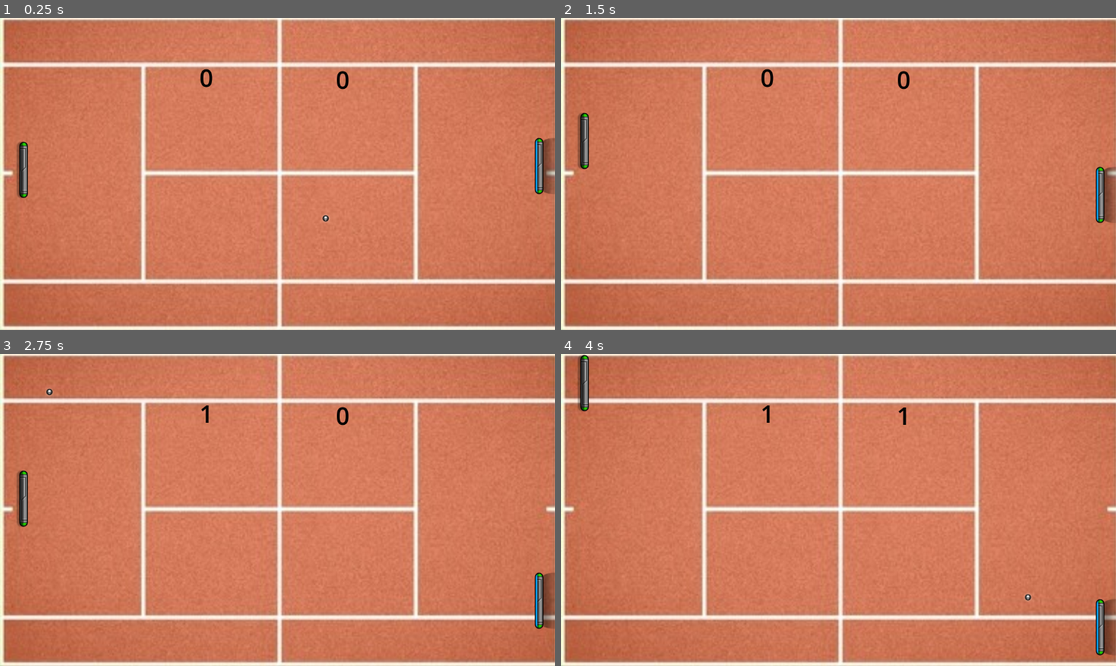
Above: before the commit, frames 1-4 (two rows, left to right).
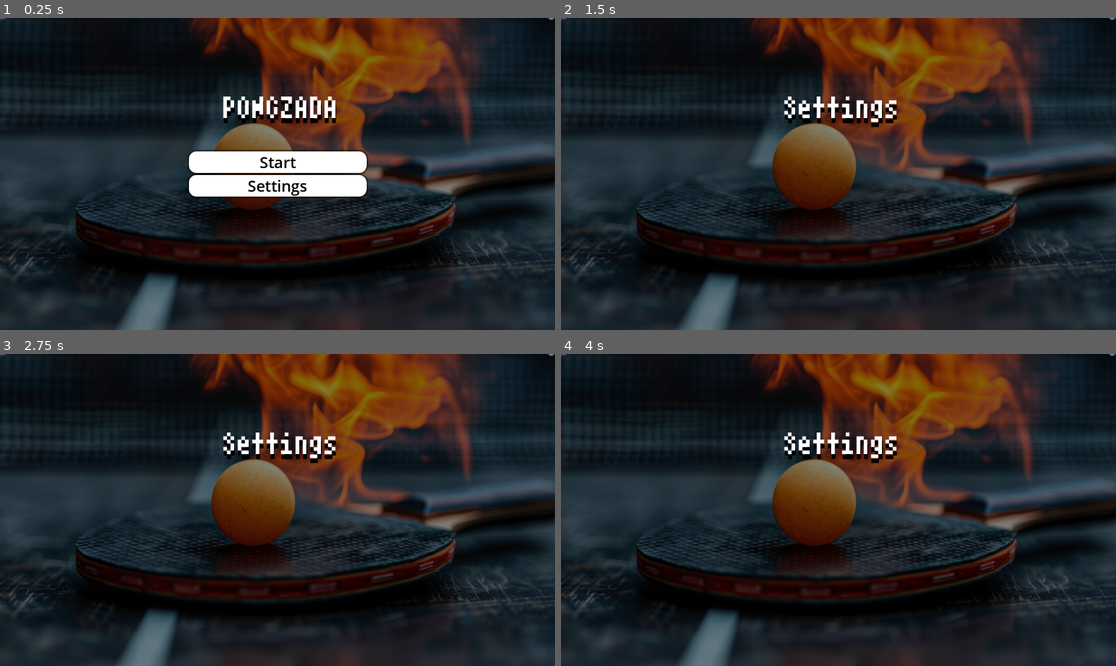
Above: after the commit, the same moments.

Repository: PhantomTrainer2/GameDevPuc
Game: Godot game, scene res://menu.tscn
Two runs of this game, one before a commit and one after it. Both use one fixed random seed, a clock stepped at 60 frames per second and the inputs below. Before the commit the project starts from res://node_2d.tscn.
Inputs (mouse positions are in pixels of both pictures, inside the frame that each line leads up to):
- Up to frame 1 (0.25 s): no input
- Up to frame 2 (1.5 s): click (838, 186) at 0.5 s, where only the run after the commit has a clickable "Settings"; tap Enter at 1.25 s; hold W (up_player1) from 1.28 s (still down); hold Down (down_player2) from 1.28 s (still down)
- Up to frame 3 (2.75 s): release W (up_player1) at 2.03 s; release Down (down_player2) at 2.03 s; hold S (down_player1) from 2.03 s (still down); tap Up (up_player2) at 2.1 s
- Up to frame 4 (4 s): release S (down_player1) at 2.78 s; hold Down (down_player2) 2.78-3.53 s; hold W (up_player1) from 2.78 s (still down); tap Up (up_player2) at 3.6 s

The runs differ from the first frame. In frame 1, 100% of the frame differs, in the area x 0-100%, y 0-100%; in frame 2, 100%; in frame 3, 100%; in frame 4, 100%.

Commit message:
menu funcional

Diff:
--- /dev/null
+++ b/game1/menu.gd
@@ -0,0 +1,8 @@
+extends Control
+
+
+func _on_start_pressed() -> void:
+	get_tree().change_scene_to_file("res://node_2d.tscn")
+
+func _on_settings_pressed() -> void:
+	get_tree().change_scene_to_file("res://settings.tscn")
--- /dev/null
+++ b/game1/menu.tscn
@@ -0,0 +1,119 @@
+[gd_scene load_steps=9 format=3 uid="uid://dqn535vsiwduy"]
+
+[ext_resource type="Texture2D" uid="uid://crfqo1cexjslj" path="res://wmremove-transformed.png" id="1_lti8b"]
+[ext_resource type="Script" uid="uid://dodgyffkdfcew" path="res://menu.gd" id="1_mae5d"]
+[ext_resource type="FontFile" uid="uid://dqmin8hus2g7y" path="res://AtariSmall.ttf" id="2_ouk20"]
+
+[sub_resource type="StyleBoxTexture" id="StyleBoxTexture_ouk20"]
+texture = ExtResource("1_lti8b")
+modulate_color = Color(0.517184, 0.517184, 0.517184, 1)
+
+[sub_resource type="StyleBoxEmpty" id="StyleBoxEmpty_ouk20"]
+
+[sub_resource type="StyleBoxFlat" id="StyleBoxFlat_ouk20"]
+bg_color = Color(0.54099, 0.54099, 0.54099, 1)
+corner_radius_top_left = 16
+corner_radius_top_right = 16
+corner_radius_bottom_right = 16
+corner_radius_bottom_left = 16
+shadow_size = 5
+
+[sub_resource type="StyleBoxFlat" id="StyleBoxFlat_mae5d"]
+bg_color = Color(0.273873, 0.273873, 0.273873, 1)
+corner_radius_top_left = 16
+corner_radius_top_right = 16
+corner_radius_bottom_right = 16
+corner_radius_bottom_left = 16
+shadow_size = 5
+
+[sub_resource type="StyleBoxFlat" id="StyleBoxFlat_vsb4k"]
+bg_color = Color(1, 1, 1, 1)
+corner_radius_top_left = 16
+corner_radius_top_right = 16
+corner_radius_bottom_right = 16
+corner_radius_bottom_left = 16
+shadow_size = 5
+
+[node name="Menu" type="Control"]
+layout_mode = 3
+anchors_preset = 15
+anchor_right = 1.0
+anchor_bottom = 1.0
+grow_horizontal = 2
+grow_vertical = 2
+script = ExtResource("1_mae5d")
+
+[node name="Menu_Background" type="Panel" parent="."]
+layout_mode = 1
+anchors_preset = 15
+anchor_right = 1.0
+anchor_bottom = 1.0
+grow_horizontal = 2
+grow_vertical = 2
+theme_override_styles/panel = SubResource("StyleBoxTexture_ouk20")
+
+[node name="Label" type="Label" parent="."]
+layout_mode = 1
+anchors_preset = 5
+anchor_left = 0.5
+anchor_right = 0.5
+offset_left = -83.5
+offset_top = 132.0
+offset_right = 83.5
+offset_bottom = 240.0
+grow_horizontal = 2
+theme_override_colors/font_color = Color(1, 1, 1, 1)
+theme_override_colors/font_shadow_color = Color(0, 0, 0, 1)
+theme_override_constants/shadow_offset_y = 10
+theme_override_fonts/font = ExtResource("2_ouk20")
+theme_override_font_sizes/font_size = 60
+text = "PONGZADA"
+horizontal_alignment = 1
+vertical_alignment = 1
+
+[node name="VBoxContainer" type="VBoxContainer" parent="."]
+layout_mode = 1
+anchors_preset = 8
+anchor_left = 0.5
+anchor_top = 0.5
+anchor_right = 0.5
+anchor_bottom = 0.5
+offset_left = -184.5
+offset_top = -47.0
+offset_right = 184.5
+offset_bottom = 47.0
+grow_horizontal = 2
+grow_vertical = 2
+size_flags_horizontal = 4
+size_flags_vertical = 0
+
+[node name="Button" type="Button" parent="VBoxContainer"]
+layout_mode = 2
+theme_override_colors/font_hover_pressed_color = Color(0, 0, 0, 1)
+theme_override_colors/font_hover_color = Color(0, 0, 0, 1)
+theme_override_colors/font_color = Color(0, 0, 0, 1)
+theme_override_colors/font_focus_color = Color(0, 0, 0, 1)
+theme_override_colors/font_pressed_color = Color(0, 0, 0, 1)
+theme_override_font_sizes/font_size = 32
+theme_override_styles/focus = SubResource("StyleBoxEmpty_ouk20")
+theme_override_styles/hover = SubResource("StyleBoxFlat_ouk20")
+theme_override_styles/pressed = SubResource("StyleBoxFlat_mae5d")
+theme_override_styles/normal = SubResource("StyleBoxFlat_vsb4k")
+text = "Start"
+
+[node name="Button2" type="Button" parent="VBoxContainer"]
+layout_mode = 2
+theme_override_colors/font_hover_pressed_color = Color(0, 0, 0, 1)
+theme_override_colors/font_hover_color = Color(0, 0, 0, 1)
+theme_override_colors/font_color = Color(0, 0, 0, 1)
+theme_override_colors/font_focus_color = Color(0, 0, 0, 1)
+theme_override_colors/font_pressed_color = Color(0, 0, 0, 1)
+theme_override_font_sizes/font_size = 32
+theme_override_styles/focus = SubResource("StyleBoxEmpty_ouk20")
+theme_override_styles/hover = SubResource("StyleBoxFlat_ouk20")
+theme_override_styles/pressed = SubResource("StyleBoxFlat_mae5d")
+theme_override_styles/normal = SubResource("StyleBoxFlat_vsb4k")
+text = "Settings"
+
+[connection signal="pressed" from="VBoxContainer/Button" to="." method="_on_start_pressed"]
+[connection signal="pressed" from="VBoxContainer/Button2" to="." method="_on_settings_pressed"]
--- a/game1/project.godot
+++ b/game1/project.godot
@@ -11,7 +11,7 @@
 [application]
 
 config/name="Pong"
-run/main_scene="res://node_2d.tscn"
+run/main_scene="uid://dqn535vsiwduy"
 config/features=PackedStringArray("4.4", "Forward Plus")
 config/icon="res://icon.svg"
 
--- /dev/null
+++ b/game1/settings.tscn
@@ -0,0 +1,44 @@
+[gd_scene load_steps=4 format=3 uid="uid://rofphx1nuufa"]
+
+[ext_resource type="Texture2D" uid="uid://crfqo1cexjslj" path="res://wmremove-transformed.png" id="1_x2hje"]
+[ext_resource type="FontFile" uid="uid://dqmin8hus2g7y" path="res://AtariSmall.ttf" id="2_nkug2"]
+
+[sub_resource type="StyleBoxTexture" id="StyleBoxTexture_nkug2"]
+texture = ExtResource("1_x2hje")
+modulate_color = Color(0.517184, 0.517184, 0.517184, 1)
+
+[node name="Settings" type="Control"]
+layout_mode = 3
+anchors_preset = 15
+anchor_right = 1.0
+anchor_bottom = 1.0
+grow_horizontal = 2
+grow_vertical = 2
+
+[node name="Menu_Background" type="Panel" parent="."]
+layout_mode = 1
+anchors_preset = 15
+anchor_right = 1.0
+anchor_bottom = 1.0
+grow_horizontal = 2
+grow_vertical = 2
+theme_override_styles/panel = SubResource("StyleBoxTexture_nkug2")
+
+[node name="Label" type="Label" parent="."]
+layout_mode = 1
+anchors_preset = 5
+anchor_left = 0.5
+anchor_right = 0.5
+offset_left = -83.5
+offset_top = 132.0
+offset_right = 83.5
+offset_bottom = 240.0
+grow_horizontal = 2
+theme_override_colors/font_color = Color(1, 1, 1, 1)
+theme_override_colors/font_shadow_color = Color(0, 0, 0, 1)
+theme_override_constants/shadow_offset_y = 10
+theme_override_fonts/font = ExtResource("2_nkug2")
+theme_override_font_sizes/font_size = 60
+text = "Settings"
+horizontal_alignment = 1
+vertical_alignment = 1
Binary file added: game1/AtariSmall.ttf
Not shown, added: game1/AtariSmall.ttf.import
Not shown, added: game1/menu.gd.uid
Binary file added: game1/wmremove-transformed.png
Not shown, added: game1/wmremove-transformed.png.import
